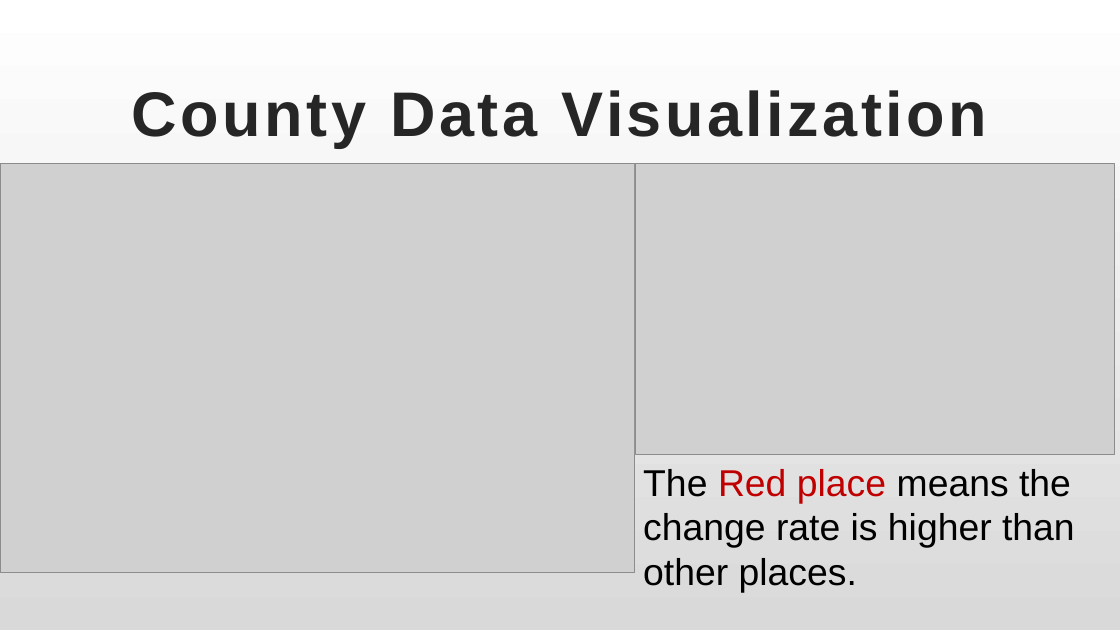
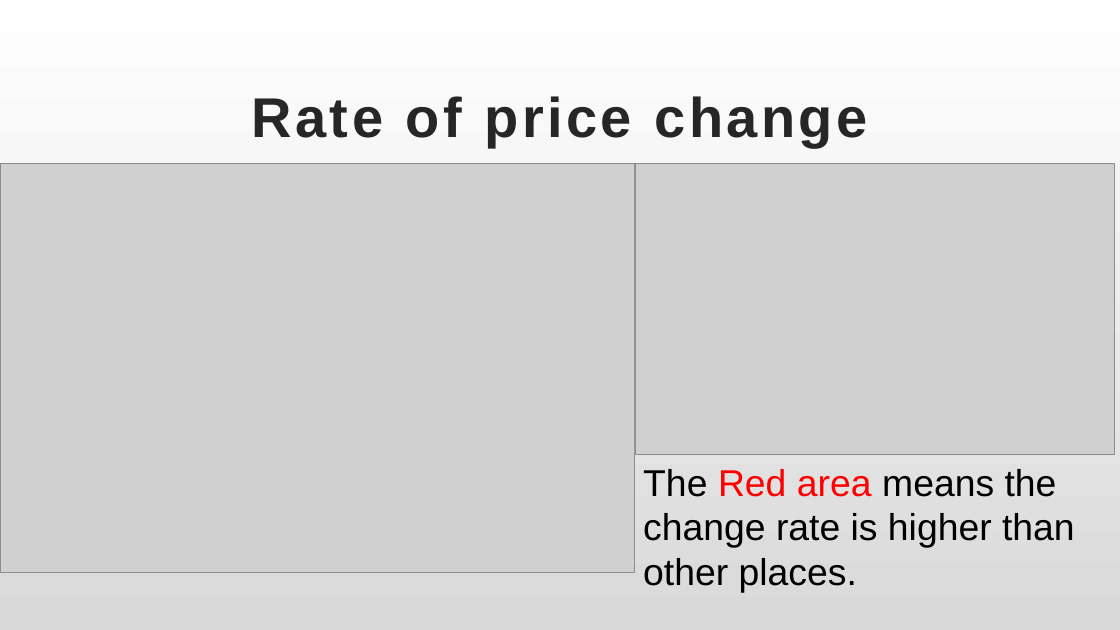
Before and after one commit to Yuehao-Wang/AIM-5001, a slide deck: slide 7 of Y_Wang_Final_Project_Presentation.pptx. Drawn at 1120x630 pixels with LibreOffice and Linux fonts; fonts in the diff are those of the drawing; grey boxes stand for pictures. Boxes give left, top, right and bottom in pixels: in the first picture for what was removed or moved away, otherwise in the second. Text is boxed around its words. In the diff, an @@ line names an element or a change of style, - is before the commit and + after.

```diff
--- a/Y_Wang_Final_Project_Presentation.pptx
+++ b/Y_Wang_Final_Project_Presentation.pptx
@@ title at (252, 96, 868, 147): text changed; size 54 to 48 pt @@
-County Data Visualization
+Rate of price change
@@ text at (643, 469, 1075, 593): text changed @@
-The Red place means the change rate is higher than other places.
+The Red area means the change rate is higher than other places.
```
Also in this commit, not shown: 12 other slides changed.
